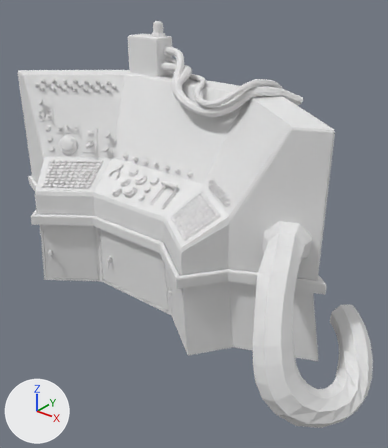
Renders of the OBJ model JamulatorUnityProject/Assets/Models/Submarine/Sub_Console.obj from each side of a commit.
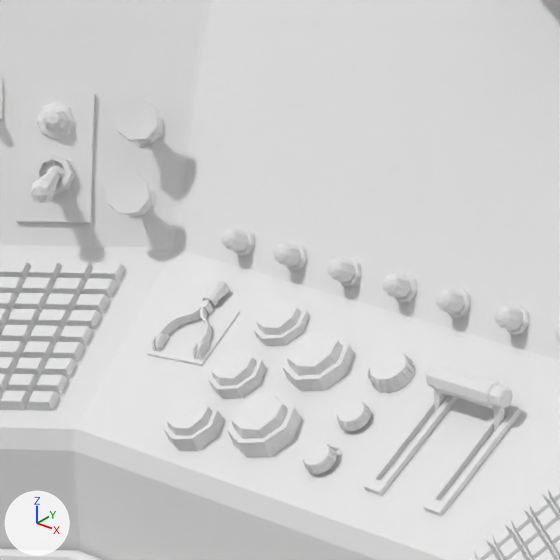
Each version appears first whole from a 50 mm lens placed at (1750.0, -4072.0, 1679.0), pointed at (317.0, -2280.0, 568.0), and next in a close-up on the part from 20% to 48% of the width and 24% to 49% of the height. The lights are fixed; the arrows at lower left show +X, +Y and +Z. Where no turn or scale is listed for an object, it has been applied to the vertices. Vertices at the same position are counted once.

Names of what the first close-up shows: 'Sub_Console'.
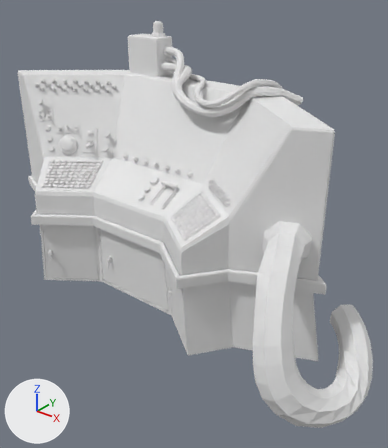
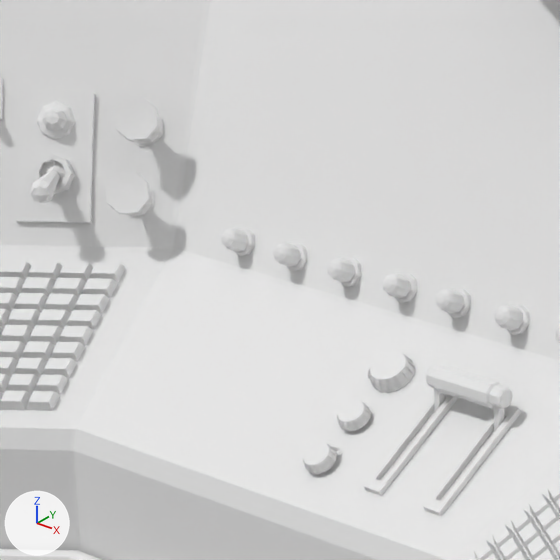
The newer file is also rescaled (x0.000789), turned or shifted as a whole; pictures and numbers use the older file's frame.

Changed parts and their boxes [x1, y1, x2, y2] in the close-ups (560 x 560 px):
part 1 of me_sub_console, deleted: before [147, 280, 355, 457]

Edits to the bpy script that builds the scene:
```text
Change me_sub_console:
    used by ob_sub_console; location = (0.0, 0.0, 0.0)
    remove me_sub_console.from_pydata(...)  # 8494 vertices, 8098 faces; spans x -953.0..1286.0, y -2794.0..-1765.0, z 105.0..1417.0
    add me_sub_console.from_pydata(...)  # 7961 vertices, 7574 faces; spans x -953.0..1286.0, y -2794.0..-1765.0, z 105.0..1417.0
    me_sub_console part 1: 7 loose pieces with 533 vertices, spanning x -204.0..32.0, y -2425.0..-2244.0, z 649.0..758.0, are deleted
```
